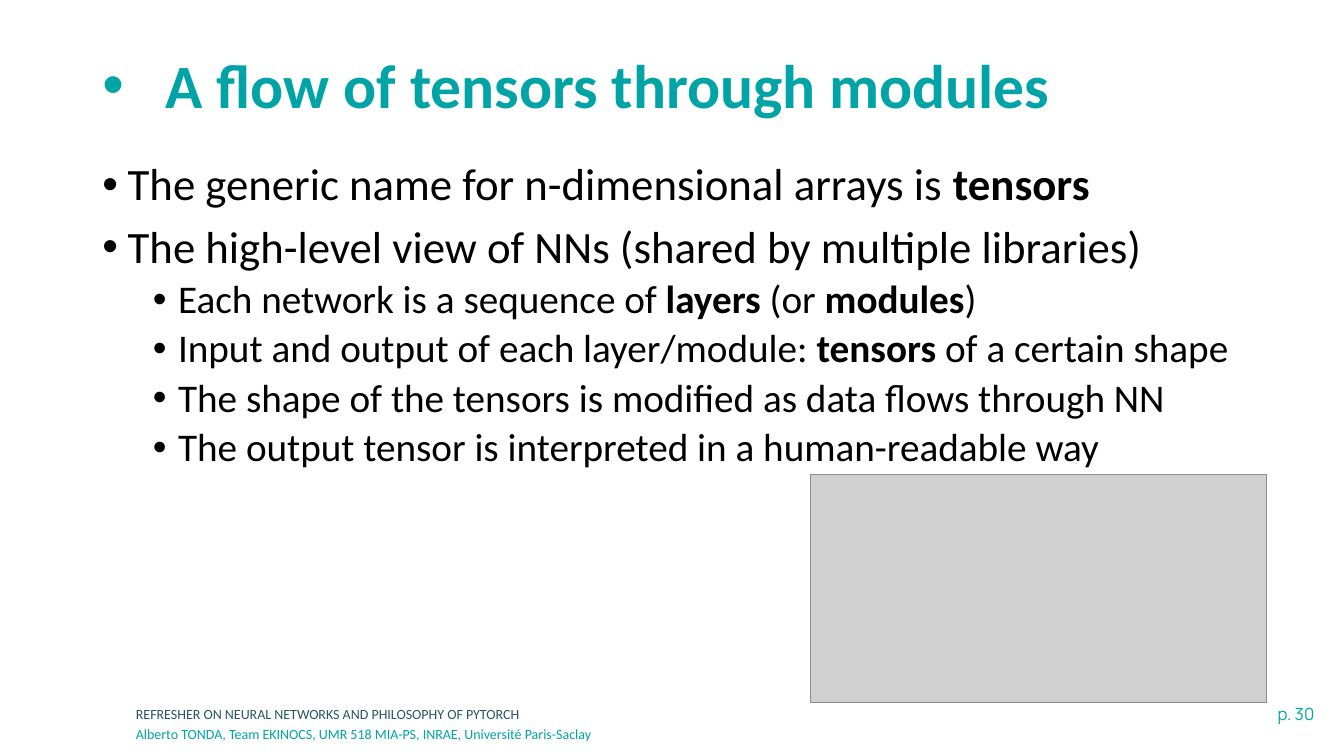
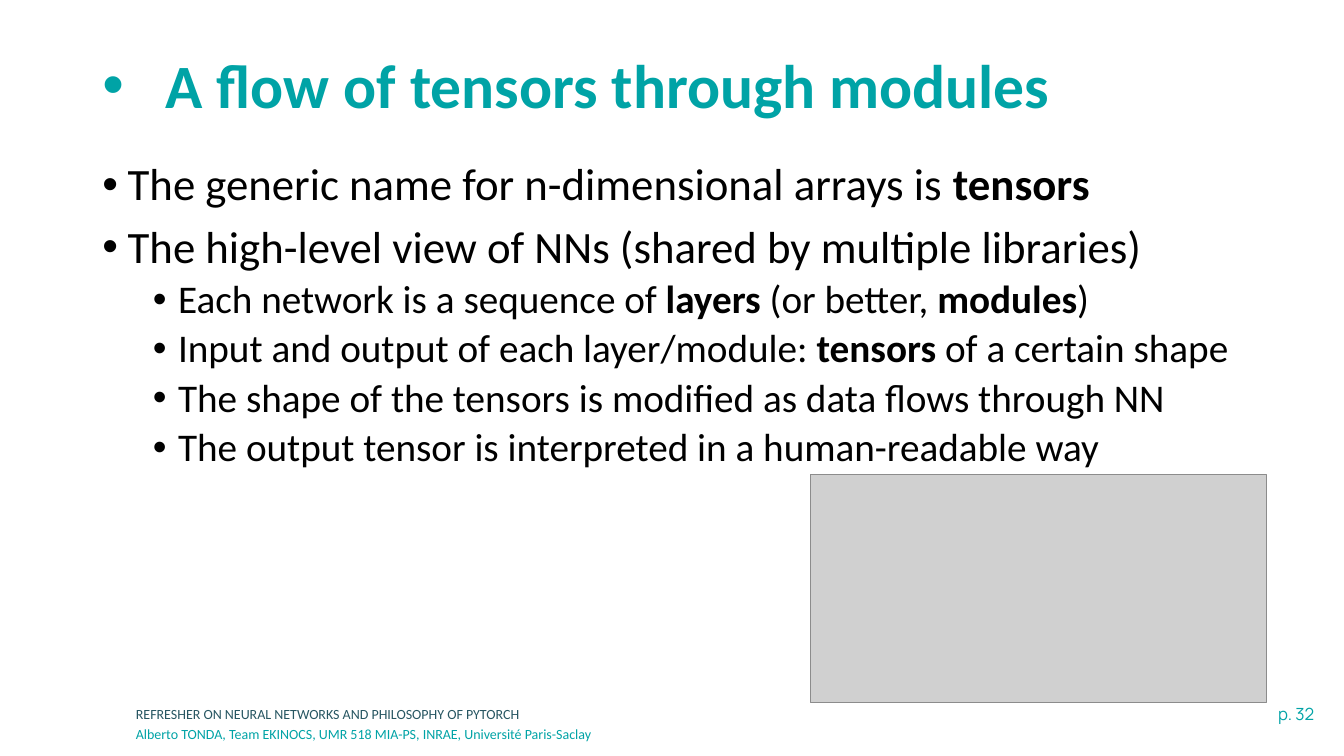
Before and after one commit to albertotonda/teaching, a slide deck: slide 32 of deep-learning-in-practice-with-pytorch/1-neural-networks-and-pytorch.pptx (slide 30 before the commit). Drawn at 1344x756 pixels with LibreOffice and Linux fonts; fonts in the diff are those of the drawing; grey boxes stand for pictures; background and template pictures are left out. Boxes give left, top, right and bottom in pixels: in the first picture for what was removed or moved away, otherwise in the second. Text is boxed around its words. In the diff, an @@ line names an element or a change of style, - is before the commit and + after.

```diff
--- a/deep-learning-in-practice-with-pytorch/1-neural-networks-and-pytorch.pptx
+++ b/deep-learning-in-practice-with-pytorch/1-neural-networks-and-pytorch.pptx
@@ text at box(178, 284, 1089, 320): text changed @@
-  • Each network is a sequence of layers (or modules)
+  • Each network is a sequence of layers (or better, modules)
@@ page number at box(1278, 707, 1314, 724): text changed @@
-p. 30
+p. 32
```
Also in this commit, not shown: 3 other slides changed, 22 slides added, 1 slide removed, 8 other files.
